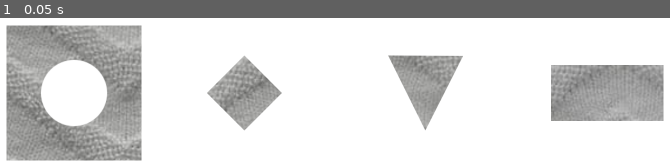
Above: before the commit, frame 1.
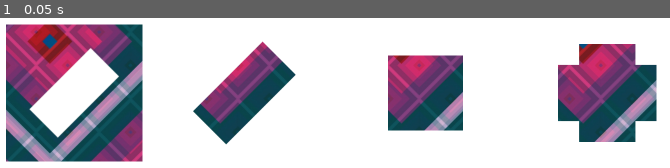
Above: after the commit, the same moment.

Repository: efor0004/spatial-fyp
Game: Godot game, scene res://Game.tscn
The game is run twice, just before and just after one commit, with the same random seed, the same clock (stepped at 60 frames per second) and the same inputs.
Inputs:
- Up to frame 1 (0.05 s): no input

The runs differ from the first frame. In frame 1, 35% of the frame differs, in the area x 0-100%, y 4-96%.

Commit message:
QUILT: Use fabric textures - WIP

Diff:
--- a/quilt/app/Game.tscn
+++ b/quilt/app/Game.tscn
@@ -7,22 +7,30 @@
 [ext_resource path="res://assets/sprites/questions/level_1/question_1/option_1.png" type="Texture" id=5]
 [ext_resource path="res://assets/sprites/questions/level_1/question_1/option_2.png" type="Texture" id=6]
 
-[sub_resource type="RectangleShape2D" id=2]
+[sub_resource type="CanvasItemMaterial" id=2]
+light_mode = 2
+
+[sub_resource type="RectangleShape2D" id=1]
 extents = Vector2( 192, 192 )
-
-[sub_resource type="CanvasItemMaterial" id=3]
-light_mode = 2
 
 [node name="Game" type="Node2D"]
 
 [node name="Question" type="Sprite" parent="."]
 script = ExtResource( 3 )
 
-[node name="Holey Quilt" type="Light2D" parent="Question"]
+[node name="HoleyQuilt" type="Node2D" parent="Question"]
 position = Vector2( 356, 768 )
+
+[node name="Light2D" type="Light2D" parent="Question/HoleyQuilt"]
 texture = ExtResource( 4 )
 texture_scale = 1.5
 mode = 2
+
+[node name="Fabric Texture 0" type="Sprite" parent="Question/HoleyQuilt"]
+material = SubResource( 2 )
+texture = ExtResource( 2 )
+region_enabled = true
+region_rect = Rect2( 0, 0, 384, 384 )
 
 [node name="Option 1" type="Area2D" parent="Question"]
 position = Vector2( 792, 768 )
@@ -36,7 +44,13 @@
 [node name="CollisionShape2D" type="CollisionShape2D" parent="Question/Option 1"]
 visible = false
 z_index = 1
-shape = SubResource( 2 )
+shape = SubResource( 1 )
+
+[node name="Fabric Texture 1" type="Sprite" parent="Question/Option 1"]
+material = SubResource( 2 )
+texture = ExtResource( 2 )
+region_enabled = true
+region_rect = Rect2( 0, 0, 384, 384 )
 
 [node name="Option 2" type="Area2D" parent="Question"]
 position = Vector2( 1256, 768 )
@@ -50,7 +64,13 @@
 [node name="CollisionShape2D" type="CollisionShape2D" parent="Question/Option 2"]
 visible = false
 z_index = 1
-shape = SubResource( 2 )
+shape = SubResource( 1 )
+
+[node name="Fabric Texture 2" type="Sprite" parent="Question/Option 2"]
+material = SubResource( 2 )
+texture = ExtResource( 2 )
+region_enabled = true
+region_rect = Rect2( 0, 0, 384, 384 )
 
 [node name="Option 3" type="Area2D" parent="Question"]
 position = Vector2( 1721, 768 )
@@ -64,13 +84,13 @@
 [node name="CollisionShape2D" type="CollisionShape2D" parent="Question/Option 3"]
 visible = false
 z_index = 1
-shape = SubResource( 2 )
+shape = SubResource( 1 )
 
-[node name="Fabric Texture 1" type="Sprite" parent="Question"]
-material = SubResource( 3 )
-scale = Vector2( 3, 3 )
+[node name="Fabric Texture 3" type="Sprite" parent="Question/Option 3"]
+material = SubResource( 2 )
 texture = ExtResource( 2 )
-centered = false
+region_enabled = true
+region_rect = Rect2( 0, 0, 384, 384 )
 [connection signal="input_event" from="Question/Option 1" to="Question" method="_on_Option_1_input_event"]
 [connection signal="input_event" from="Question/Option 2" to="Question" method="_on_Option_2_input_event"]
 [connection signal="input_event" from="Question/Option 3" to="Question" method="_on_Option_3_input_event"]
--- a/quilt/app/scripts/Question.gd
+++ b/quilt/app/scripts/Question.gd
@@ -2,6 +2,8 @@
 
 onready var current_level = 1
 onready var current_question = 1
+onready var current_shuffled_question = 1
+
 onready var current_colour = Color(1,1,1,1)
 onready var initial_quilt_piece_x = 1136
 onready var quilt_piece_x = initial_quilt_piece_x
@@ -14,9 +16,15 @@
 onready var option_file_text = "option_"
 onready var all_textures_path = "res://assets/sprites/textures"
 
+const FileUtils = preload("utilities/files.gd")
+onready var file_utils = FileUtils.new()
+
+const GeneralUtils = preload("utilities/general.gd")
+onready var general_utils = GeneralUtils.new()
+
 func _ready():
 	randomise_question_texture()
-	question_order = shuffle_list(range(1,questions_per_level + 1))
+	question_order = general_utils.shuffle_list(range(1,questions_per_level + 1))
 	set_shapes()
 
 func next_question():
@@ -38,12 +46,12 @@
 	randomise_question_texture()
 
 func shuffle_question_order():
-	question_order = shuffle_list(range(1,questions_per_level + 1))
+	question_order = general_utils.shuffle_list(range(1,questions_per_level + 1))
 
 func set_shapes():
-	var shuffled_question = question_order[current_question - 1]
+	current_shuffled_question = question_order[current_question - 1]
 	var level_path = get_level_path()
-	var question_path = get_question_path(shuffled_question)
+	var question_path = get_question_path()
 
 	print("Level %d, Question %d" % [current_level, current_question])
 
@@ -53,48 +61,45 @@
 func get_level_path():
 	return "res://assets/sprites/questions/level_%d/" % current_level
 
-func get_question_path(question):
+func get_question_path():
 	var level_path = get_level_path()
-	return str(level_path, "question_%d" % question)
+	return str(level_path, "question_%d" % current_shuffled_question)
 
 func get_holey_quilt_path():
-	var question_path = get_question_path(current_question)
+	var question_path = get_question_path()
 	return question_path + "/holey_quilt.png"
 
+func get_holey_quilt_texture():
+	var holey_quilt = get_child(0)
+	var holey_quilt_texture = holey_quilt.get_child(1)
+	return holey_quilt_texture
+
+func get_holey_quilt_shape():
+	var holey_quilt = get_child(0)
+	var holey_quilt_shape = holey_quilt.get_child(0)
+	return holey_quilt_shape
+
 func set_holey_quilt_shape(level_path, question_path):
-	var children = get_children()
-	var holey_quilt = children[0]
+	var holey_quilt_shape = get_holey_quilt_shape()
 
 	var holey_quilt_path = get_holey_quilt_path()
+	print(holey_quilt_path)
 
-	var holey_quilt_shape = load(holey_quilt_path)
-
-	holey_quilt.set_texture(holey_quilt_shape)
+	var shape = load(holey_quilt_path)
+	print(holey_quilt_shape)
+	holey_quilt_shape.set_texture(shape)
 
 func set_options_shapes(base_path):
-	var children = get_children()
 	var indices = range(1,4)
-	var random_indices = shuffle_list(indices)
+	var random_indices = general_utils.shuffle_list(indices)
 	for i in indices:
-		var option = children[i]
+		var option = get_child(i)
 		var option_mask = option.get_child(0)
 		var shape_no = random_indices[i - 1]
 		var option_path_suffix = "/option_%d.png" % shape_no
 		var option_path = base_path + option_path_suffix
 		var option_shape = load(option_path)
 		option_mask.set_texture(option_shape)
-
-func shuffle_list(list):
-	var list_copy = list.duplicate()
-	var shuffled_list = []
-	for i in range(list_copy.size()):
-		var index_list = range(list_copy.size())
-		randomize()
-		var x = randi() % index_list.size()
-		shuffled_list.append(list_copy[x])
-		index_list.remove(x)
-		list_copy.remove(x)
-	return shuffled_list
 
 func on_option_pressed(sprite_index):
 	print("Option %d pressed" % sprite_index)
@@ -112,7 +117,7 @@
 		next_question()
 
 func randomise_question_texture():
-	var textures = get_files_in_directory(all_textures_path)
+	var textures = file_utils.get_files_in_directory(all_textures_path)
 
 	randomize()
 	var x = randi() % textures.size()
@@ -153,25 +158,13 @@
 
 func set_question_texture(texture_path):
 	var texture = load(texture_path)
-	var texture_node = get_child(0)
-	texture_node.set_texture(texture)
+	var holey_quilt_texture = get_holey_quilt_texture()
+	holey_quilt_texture.set_texture(texture)
 
-func get_files_in_directory(path):
-	var files = []
-	var dir = Directory.new()
-	dir.open(path)
-	dir.list_dir_begin()
-
-	while true:
-		var file = dir.get_next()
-		if file == "":
-			break
-		elif not file.begins_with(".") and not file.ends_with(".import"):
-			files.append(file)
-
-	dir.list_dir_end()
-
-	return files
+	for i in range(1,4):
+		var option = get_child(i)
+		var option_texture = option.get_child(2)
+		option_texture.set_texture(texture)
 
 func _on_Option_1_input_event(viewport, event, shape_idx):
 	if event is InputEventMouseButton \
--- /dev/null
+++ b/quilt/app/scripts/utilities/files.gd
@@ -0,0 +1,18 @@
+extends Node
+
+func get_files_in_directory(path):
+	var files = []
+	var dir = Directory.new()
+	dir.open(path)
+	dir.list_dir_begin()
+
+	while true:
+		var file = dir.get_next()
+		if file == "":
+			break
+		elif not file.begins_with(".") and not file.ends_with(".import"):
+			files.append(file)
+
+	dir.list_dir_end()
+
+	return files
--- /dev/null
+++ b/quilt/app/scripts/utilities/general.gd
@@ -0,0 +1,13 @@
+extends Node
+
+func shuffle_list(list):
+	var list_copy = list.duplicate()
+	var shuffled_list = []
+	for i in range(list_copy.size()):
+		var index_list = range(list_copy.size())
+		randomize()
+		var x = randi() % index_list.size()
+		shuffled_list.append(list_copy[x])
+		index_list.remove(x)
+		list_copy.remove(x)
+	return shuffled_list
Not shown, added: quilt/app/assets/sprites/questions/level_1/.DS_Store
